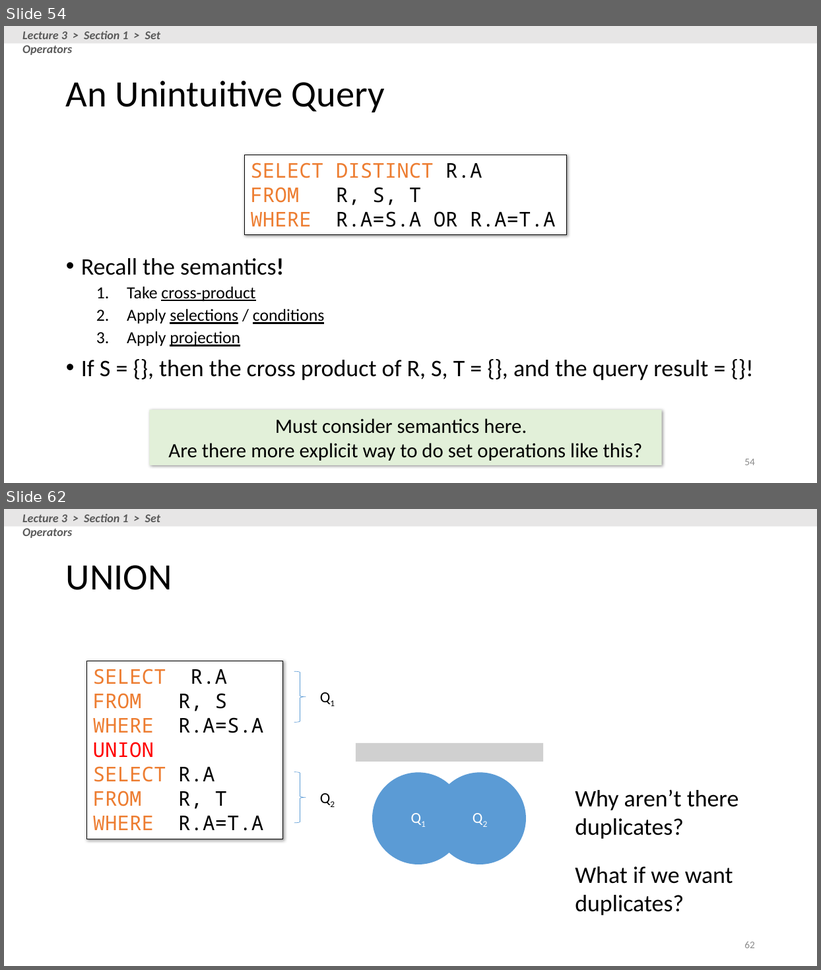
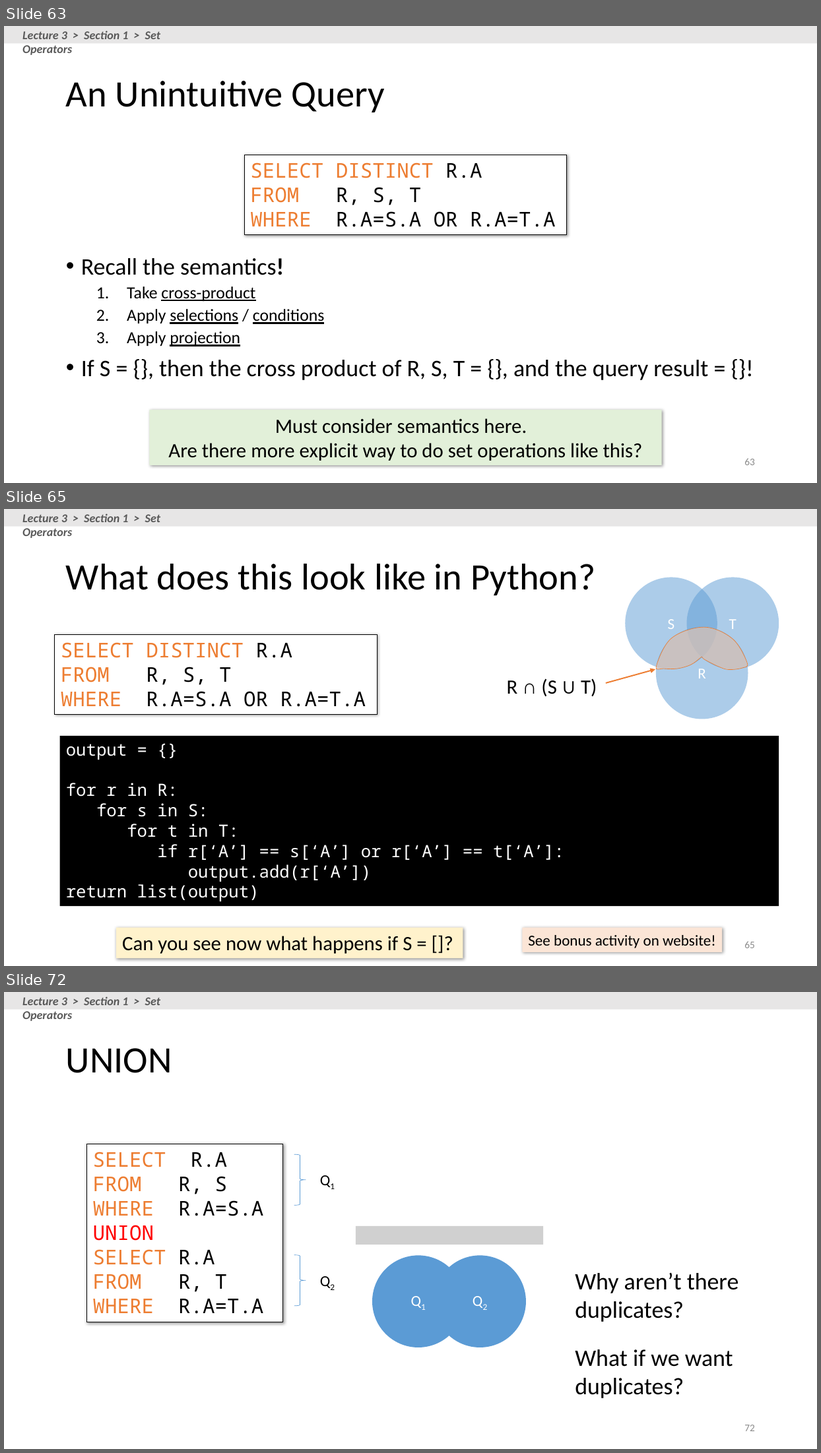
Before and after one commit to XIEQ/cs145-notebooks, a slide deck: lecture-2-3/Lecture_2_3_SQL.pptx. Shown one above the other, each under a label of ours: slides 54 and 62 before the commit, slides 63, 65 and 72 after it; the slides between them are not shown. The pictures are 821x970 and 821x1453 pixels, drawn with LibreOffice and Linux fonts; fonts in the diff are those of the drawing; grey boxes stand for pictures. Boxes give left, top, right and bottom in pixels: in the first picture for what was removed or moved away, otherwise in the second. Text is boxed around its words. In the diff, an @@ line names an element or a change of style, - is before the commit and + after.

```diff
--- a/lecture-2-3/Lecture_2_3_SQL.pptx
+++ b/lecture-2-3/Lecture_2_3_SQL.pptx
@@ slide 65 added at (4, 509, 817, 966), background #FFFFFF @@
@@ rectangle added at (4, 509, 817, 527), fill #E7E6E6 @@
@@ text added at (22, 514, 160, 538), 14 pt, text #595959, bold, italic @@
+Lecture 3 > Section 1 > Set Operators
@@ title added at (66, 563, 595, 595), 44 pt, text #000000 @@
+What does this look like in Python?
@@ group added at (507, 578, 780, 720): 3 ellipses, 1 text, 1 arrow, 1 freeform shape @@
+R ∩ (S ∪ T)
+S
+T
+R
@@ rectangle added at (55, 634, 378, 714), fill #FFFFFF, outline #000000 0.75 pt, 24 pt, text #000000 @@
+SELECT DISTINCT R.A
+FROM R, S, T
+WHERE R.A=S.A OR R.A=T.A
@@ rectangle added at (60, 736, 780, 906), fill #000000, 20 pt, text #FFFFFF @@
+output = {}
+for r in R:
+for s in S:
+for t in T:
+if r[‘A’] == s[‘A’] or r[‘A’] == t[‘A’]:
+output.add(r[‘A’])
+return list(output)
@@ rectangle added at (116, 928, 463, 958), fill #FFF2CC, 24 pt, text #000000 @@
+Can you see now what happens if S = []?
@@ rectangle added at (523, 928, 723, 953), fill #FBE5D6, 18 pt, text #000000 @@
+See bonus activity on website!
@@ page number added at (745, 941, 755, 949), 12 pt, text #8C8C8C @@
+65
@@ what was slide 54 is now slide 63 @@
@@ page number at (745, 458, 755, 466): text changed @@
-54
+63
@@ what was slide 62 is now slide 72 @@
@@ page number at (745, 1425, 755, 1432): text changed @@
-62
+72
```
Also in this commit, not shown: 5 slides changed, 9 other slides added, 9 other files.
